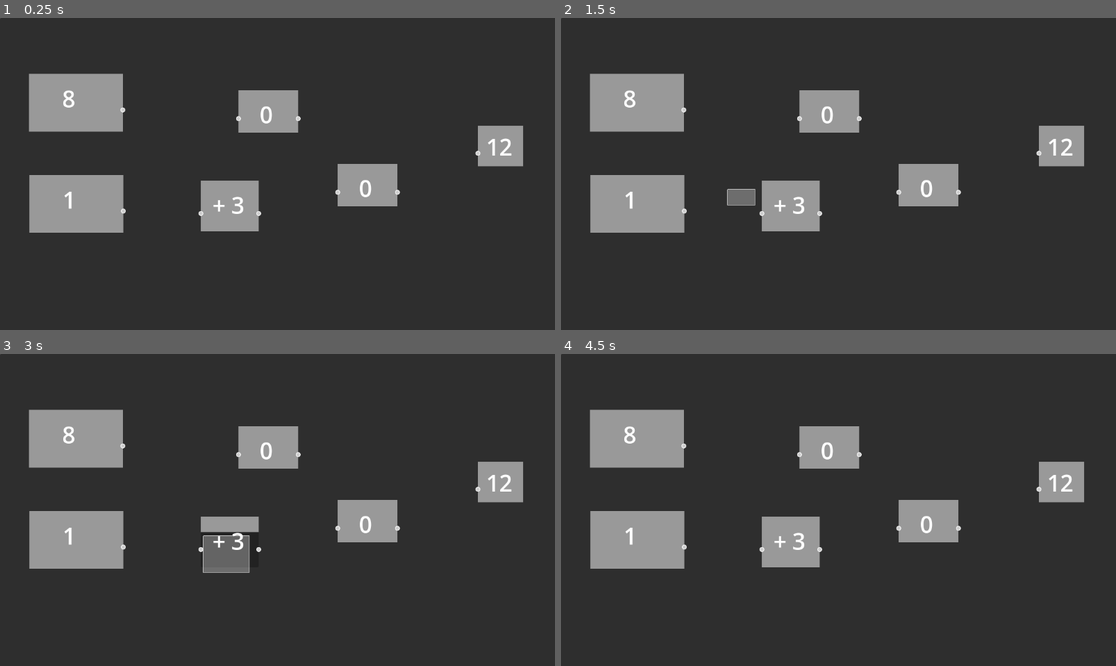
Above: before the commit, frames 1-4 (two rows, left to right).
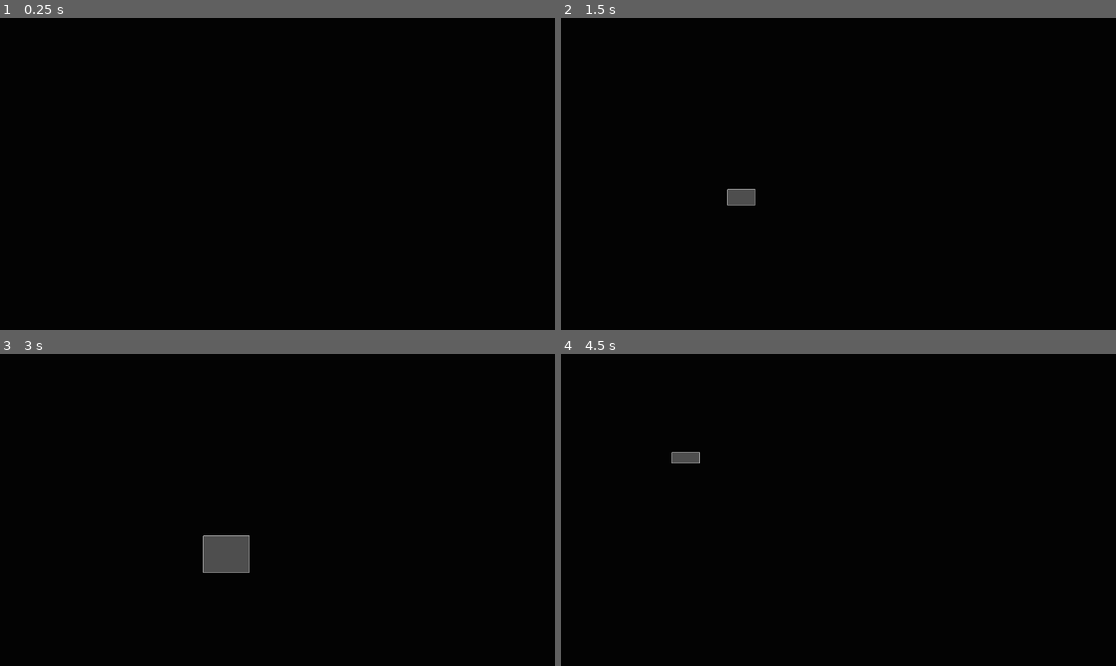
Above: after the commit, the same moments.

Repository: PorterHolliday/gamedev-jam-2026
Game: Godot game, scene res://game_root.tscn
Same seed, same stepped clock (60 frames per second), same inputs: the game is played once before the commit and once after it. The project has no main scene, so this scene is started directly.
Inputs (mouse positions are in pixels of both pictures, inside the frame that each line leads up to):
- Up to frame 1 (0.25 s): no input
- Up to frame 2 (1.5 s): tap Enter at 0.5 s; drag from (844, 180) to (894, 105) at 0.52 s; drag from (727, 189) to (810, 236) at 1.27 s
- Up to frame 3 (3 s): move the mouse to (333, 441) at 2.02 s; click (333, 441) at 2.17 s; tap Space at 2.75 s; drag from (249, 572) to (111, 463) at 2.77 s
- Up to frame 4 (4.5 s): move the mouse to (1005, 556) at 3.52 s; click (1005, 556) at 3.67 s; tap Enter at 4.25 s; drag from (672, 463) to (755, 432) at 4.27 s

The runs differ from the first frame. In frame 1, 100% of the frame differs, in the area x 0-100%, y 0-100%; in frame 2, 100%; in frame 3, 99%; in frame 4, 100%.

Commit message:
Reorganizes filesystem. Creates level node and level class.

Diff:
--- a/math-machine/Graph/Graph Edit/my_graph_edit.tscn
+++ b/math-machine/Graph/Graph Edit/my_graph_edit.tscn
@@ -1,10 +1,6 @@
 [gd_scene format=3 uid="uid://cx332tlkbnunc"]
 
 [ext_resource type="Script" uid="uid://dtsxch84g6w4n" path="res://Graph/Graph Edit/my_graph_edit.gd" id="1_icph3"]
-[ext_resource type="PackedScene" uid="uid://br47r8iro60sk" path="res://Graph/Graph Nodes/Input Node/input_node.tscn" id="2_i1exf"]
-[ext_resource type="PackedScene" uid="uid://m2eaw868frt" path="res://Graph/Graph Nodes/Operation Nodes/Add Value Operation/add_value_operation.tscn" id="3_qud77"]
-[ext_resource type="PackedScene" uid="uid://bvox10j6vx5vc" path="res://Graph/Graph Nodes/Output Node/output_node.tscn" id="6_k87is"]
-[ext_resource type="PackedScene" uid="uid://d2ws1f5s2rits" path="res://Graph/Graph Nodes/Operation Nodes/Store Value Node/store_value_node.tscn" id="7_n00en"]
 
 [node name="GraphEdit" type="GraphEdit" unique_id=1777296774]
 offset_right = 1174.0
@@ -20,60 +16,3 @@
 show_minimap_button = false
 show_arrange_button = false
 script = ExtResource("1_icph3")
-
-[node name="InputNode" parent="." unique_id=736657052 instance=ExtResource("2_i1exf")]
-layout_mode = 0
-offset_left = 61.0
-offset_top = 326.0
-offset_right = 256.0
-offset_bottom = 446.0
-mouse_filter = 1
-position_offset = Vector2(61, 326)
-value = 1
-
-[node name="InputNode2" parent="." unique_id=252296669 instance=ExtResource("2_i1exf")]
-layout_mode = 0
-offset_left = 60.0
-offset_top = 116.0
-offset_right = 255.0
-offset_bottom = 236.0
-mouse_filter = 1
-position_offset = Vector2(60, 116)
-value = 8
-
-[node name="AddValueOperation2" parent="." unique_id=1068578005 instance=ExtResource("3_qud77")]
-layout_mode = 0
-offset_left = 417.0
-offset_top = 338.0
-offset_right = 537.0
-offset_bottom = 443.0
-mouse_filter = 1
-position_offset = Vector2(417, 338)
-
-[node name="OutputNode" parent="." unique_id=1426663194 instance=ExtResource("6_k87is")]
-layout_mode = 0
-offset_left = 992.0
-offset_top = 224.0
-offset_right = 1086.0
-offset_bottom = 308.0
-mouse_filter = 1
-position_offset = Vector2(992, 224)
-value = 12
-
-[node name="StoreValueNode" parent="." unique_id=679965640 instance=ExtResource("7_n00en")]
-layout_mode = 0
-offset_left = 495.0
-offset_top = 150.0
-offset_right = 619.0
-offset_bottom = 238.0
-mouse_filter = 1
-position_offset = Vector2(495, 150)
-
-[node name="StoreValueNode2" parent="." unique_id=673947639 instance=ExtResource("7_n00en")]
-layout_mode = 0
-offset_left = 701.0
-offset_top = 303.0
-offset_right = 825.0
-offset_bottom = 391.0
-mouse_filter = 1
-position_offset = Vector2(701, 303)
--- /dev/null
+++ b/math-machine/Graph/Graph Nodes/Draggable Nodes/Level Nodes/level_node.gd
@@ -0,0 +1,42 @@
+@tool
+class_name LevelNode
+extends DraggableNode
+
+@export var level: Level = null:
+	set(new_val):
+		if level:
+			level.level_node = null
+		level = new_val
+		if level:
+			level.level_node = self
+			if level.level_number:
+				value = level.level_number
+			else:
+				value = NULL_VALUE
+			if Engine.is_editor_hint():
+				_update_value_label()
+
+var value: int = NULL_VALUE
+@onready var value_label: Label = %ValueLabel
+
+func _ready() -> void:
+	super()
+	if level and level.level_number: value = level.level_number
+	_update_value_label()
+
+func _gui_input(event: InputEvent) -> void:
+	super(event)
+	_right_click_to_enter_level(event)
+
+func _right_click_to_enter_level(event: InputEvent) -> void:
+	if event is InputEventMouseButton and event.button_index == MOUSE_BUTTON_RIGHT and event.pressed:
+		_enter_level()
+
+func _enter_level() -> void:
+	level.enable()
+
+func _update_value_label() -> void:
+	if value == NULL_VALUE:
+		value_label.text = '?'
+	else:
+		value_label.text = str(value)
--- /dev/null
+++ b/math-machine/Graph/Graph Nodes/Draggable Nodes/Level Nodes/level_node.tscn
@@ -0,0 +1,38 @@
+[gd_scene format=3 uid="uid://das8utoefdo4i"]
+
+[ext_resource type="Script" uid="uid://1450cahp0t3f" path="res://Graph/Graph Nodes/Draggable Nodes/Level Nodes/level_node.gd" id="1_ojvb4"]
+
+[sub_resource type="LabelSettings" id="LabelSettings_ojvb4"]
+font_size = 48
+
+[node name="LevelNode" type="GraphNode" unique_id=774285673]
+offset_right = 109.0
+offset_bottom = 94.0
+slot/0/left_enabled = false
+slot/0/left_type = 0
+slot/0/left_color = Color(1, 1, 1, 1)
+slot/0/left_icon = null
+slot/0/right_enabled = true
+slot/0/right_type = 1
+slot/0/right_color = Color(1, 1, 1, 1)
+slot/0/right_icon = null
+slot/0/draw_stylebox = true
+script = ExtResource("1_ojvb4")
+_level_number = 0
+metadata/_custom_type_script = "uid://1450cahp0t3f"
+
+[node name="Control" type="Control" parent="." unique_id=1407006223]
+layout_mode = 2
+size_flags_vertical = 3
+mouse_filter = 1
+
+[node name="ValueLabel" type="Label" parent="Control" unique_id=756953989]
+unique_name_in_owner = true
+layout_mode = 0
+offset_top = -24.0
+offset_right = 108.0
+offset_bottom = 53.0
+text = "?"
+label_settings = SubResource("LabelSettings_ojvb4")
+horizontal_alignment = 1
+vertical_alignment = 1
--- a/math-machine/Graph/Graph Nodes/Operation Nodes/Add Value Operation/add_value_operation.tscn
+++ b/math-machine/Graph/Graph Nodes/Draggable Nodes/Operation Nodes/Add Value Operation/add_value_operation.tscn
@@ -1,6 +1,6 @@
 [gd_scene format=3 uid="uid://m2eaw868frt"]
 
-[ext_resource type="Script" uid="uid://hxdsmv50cqwf" path="res://Graph/Graph Nodes/Operation Nodes/Add Value Operation/add_value_operation.gd" id="1_oy3uw"]
+[ext_resource type="Script" uid="uid://hxdsmv50cqwf" path="res://Graph/Graph Nodes/Draggable Nodes/Operation Nodes/Add Value Operation/add_value_operation.gd" id="1_oy3uw"]
 
 [sub_resource type="LabelSettings" id="LabelSettings_oy3uw"]
 font_size = 48
--- a/math-machine/Graph/Graph Nodes/Operation Nodes/Store Value Node/store_value_node.tscn
+++ b/math-machine/Graph/Graph Nodes/Draggable Nodes/Operation Nodes/Store Value Node/store_value_node.tscn
@@ -1,6 +1,6 @@
 [gd_scene format=3 uid="uid://d2ws1f5s2rits"]
 
-[ext_resource type="Script" uid="uid://datgihye7yewp" path="res://Graph/Graph Nodes/Operation Nodes/Store Value Node/store_value_node.gd" id="1_ljnvh"]
+[ext_resource type="Script" uid="uid://datgihye7yewp" path="res://Graph/Graph Nodes/Draggable Nodes/Operation Nodes/Store Value Node/store_value_node.gd" id="1_ljnvh"]
 
 [sub_resource type="LabelSettings" id="LabelSettings_ljnvh"]
 font_size = 48
--- a/math-machine/Graph/Graph Nodes/Operation Nodes/Sum Operation/sum_operation.tscn
+++ b/math-machine/Graph/Graph Nodes/Draggable Nodes/Operation Nodes/Subtract Operation/subtract_operation.tscn
@@ -1,13 +1,13 @@
-[gd_scene format=3 uid="uid://bnyrfxxrx0v05"]
+[gd_scene format=3 uid="uid://ckfb4fdxos2u2"]
 
-[ext_resource type="Script" uid="uid://cfmts83uath1a" path="res://Graph/Graph Nodes/Operation Nodes/Sum Operation/sum_operation.gd" id="1_mwkdb"]
+[ext_resource type="Script" uid="uid://dkd1k8t3uq27m" path="res://Graph/Graph Nodes/Draggable Nodes/Operation Nodes/Subtract Operation/subtract_operation.gd" id="1_o2eef"]
 
-[sub_resource type="LabelSettings" id="LabelSettings_mwkdb"]
+[sub_resource type="LabelSettings" id="LabelSettings_o2eef"]
 font_size = 64
 
-[node name="SumOperation" type="GraphNode" unique_id=163396201 node_paths=PackedStringArray("_input_labels", "_output_label")]
-offset_right = 111.0
-offset_bottom = 91.0
+[node name="SubtractOperation" type="GraphNode" unique_id=749474698 node_paths=PackedStringArray("_input_labels", "_output_label")]
+offset_right = 107.0
+offset_bottom = 89.0
 slot/0/left_enabled = true
 slot/0/left_type = 1
 slot/0/left_color = Color(1, 1, 1, 1)
@@ -26,42 +26,42 @@
 slot/1/right_color = Color(1, 1, 1, 1)
 slot/1/right_icon = null
 slot/1/draw_stylebox = true
-script = ExtResource("1_mwkdb")
+script = ExtResource("1_o2eef")
 _input_labels = [NodePath("Control/InputLabel"), NodePath("Control2/InputLabel")]
 _output_label = NodePath("Control/OutputLabel")
-metadata/_custom_type_script = "uid://cfmts83uath1a"
+metadata/_custom_type_script = "uid://dkd1k8t3uq27m"
 
-[node name="Control" type="Control" parent="." unique_id=226395711]
+[node name="Control" type="Control" parent="." unique_id=1838600981]
 layout_mode = 2
 size_flags_vertical = 3
 
-[node name="InputLabel" type="Label" parent="Control" unique_id=265874423]
+[node name="InputLabel" type="Label" parent="Control" unique_id=1677644283]
 layout_mode = 0
 offset_right = 40.0
 offset_bottom = 23.0
 
-[node name="Label" type="Label" parent="Control" unique_id=961787232]
+[node name="Label" type="Label" parent="Control" unique_id=1114672015]
 layout_mode = 0
 offset_left = 1.0
 offset_top = -33.0
 offset_right = 108.0
 offset_bottom = 55.0
-text = "+"
-label_settings = SubResource("LabelSettings_mwkdb")
+text = "-"
+label_settings = SubResource("LabelSettings_o2eef")
 horizontal_alignment = 1
 vertical_alignment = 1
 
-[node name="OutputLabel" type="Label" parent="Control" unique_id=1308906639]
+[node name="OutputLabel" type="Label" parent="Control" unique_id=713902501]
 layout_mode = 0
 offset_left = 112.0
 offset_right = 152.0
 offset_bottom = 23.0
 
-[node name="Control2" type="Control" parent="." unique_id=1943666433]
+[node name="Control2" type="Control" parent="." unique_id=1246112911]
 layout_mode = 2
 size_flags_vertical = 3
 
-[node name="InputLabel" type="Label" parent="Control2" unique_id=2131225406]
+[node name="InputLabel" type="Label" parent="Control2" unique_id=382847725]
 layout_mode = 0
 offset_right = 40.0
 offset_bottom = 23.0
--- a/math-machine/Graph/Graph Nodes/Operation Nodes/Subtract Operation/subtract_operation.tscn
+++ b/math-machine/Graph/Graph Nodes/Draggable Nodes/Operation Nodes/Sum Operation/sum_operation.tscn
@@ -1,13 +1,13 @@
-[gd_scene format=3 uid="uid://ckfb4fdxos2u2"]
+[gd_scene format=3 uid="uid://bnyrfxxrx0v05"]
 
-[ext_resource type="Script" uid="uid://dkd1k8t3uq27m" path="res://Graph/Graph Nodes/Operation Nodes/Subtract Operation/subtract_operation.gd" id="1_o2eef"]
+[ext_resource type="Script" uid="uid://cfmts83uath1a" path="res://Graph/Graph Nodes/Draggable Nodes/Operation Nodes/Sum Operation/sum_operation.gd" id="1_mwkdb"]
 
-[sub_resource type="LabelSettings" id="LabelSettings_o2eef"]
+[sub_resource type="LabelSettings" id="LabelSettings_mwkdb"]
 font_size = 64
 
-[node name="SubtractOperation" type="GraphNode" unique_id=749474698 node_paths=PackedStringArray("_input_labels", "_output_label")]
-offset_right = 107.0
-offset_bottom = 89.0
+[node name="SumOperation" type="GraphNode" unique_id=163396201 node_paths=PackedStringArray("_input_labels", "_output_label")]
+offset_right = 111.0
+offset_bottom = 91.0
 slot/0/left_enabled = true
 slot/0/left_type = 1
 slot/0/left_color = Color(1, 1, 1, 1)
@@ -26,42 +26,42 @@
 slot/1/right_color = Color(1, 1, 1, 1)
 slot/1/right_icon = null
 slot/1/draw_stylebox = true
-script = ExtResource("1_o2eef")
+script = ExtResource("1_mwkdb")
 _input_labels = [NodePath("Control/InputLabel"), NodePath("Control2/InputLabel")]
 _output_label = NodePath("Control/OutputLabel")
-metadata/_custom_type_script = "uid://dkd1k8t3uq27m"
+metadata/_custom_type_script = "uid://cfmts83uath1a"
 
-[node name="Control" type="Control" parent="." unique_id=1838600981]
+[node name="Control" type="Control" parent="." unique_id=226395711]
 layout_mode = 2
 size_flags_vertical = 3
 
-[node name="InputLabel" type="Label" parent="Control" unique_id=1677644283]
+[node name="InputLabel" type="Label" parent="Control" unique_id=265874423]
 layout_mode = 0
 offset_right = 40.0
 offset_bottom = 23.0
 
-[node name="Label" type="Label" parent="Control" unique_id=1114672015]
+[node name="Label" type="Label" parent="Control" unique_id=961787232]
 layout_mode = 0
 offset_left = 1.0
 offset_top = -33.0
 offset_right = 108.0
 offset_bottom = 55.0
-text = "-"
-label_settings = SubResource("LabelSettings_o2eef")
+text = "+"
+label_settings = SubResource("LabelSettings_mwkdb")
 horizontal_alignment = 1
 vertical_alignment = 1
 
-[node name="OutputLabel" type="Label" parent="Control" unique_id=713902501]
+[node name="OutputLabel" type="Label" parent="Control" unique_id=1308906639]
 layout_mode = 0
 offset_left = 112.0
 offset_right = 152.0
 offset_bottom = 23.0
 
-[node name="Control2" type="Control" parent="." unique_id=1246112911]
+[node name="Control2" type="Control" parent="." unique_id=1943666433]
 layout_mode = 2
 size_flags_vertical = 3
 
-[node name="InputLabel" type="Label" parent="Control2" unique_id=382847725]
+[node name="InputLabel" type="Label" parent="Control2" unique_id=2131225406]
 layout_mode = 0
 offset_right = 40.0
 offset_bottom = 23.0
--- a/math-machine/Graph/Graph Nodes/Operation Nodes/operation_node.gd
+++ b/math-machine/Graph/Graph Nodes/Draggable Nodes/Operation Nodes/operation_node.gd
@@ -1,34 +1,16 @@
 class_name OperationNode
-extends MyGraphNode
+extends DraggableNode
 
 @export var _input_labels: Array[Label] = []
 @export var _output_label: Label
 
 var _input_count: int = 0
 
-var _dragging := false
-var _drag_offset := Vector2.ZERO
-
 func _ready() -> void:
 	super()
 
-	for child in get_children():
-		if child is Control:
-			child.mouse_filter = Control.MOUSE_FILTER_PASS
-
 	for i in range(_input_count):
 		_inputs.append(NULL_VALUE)
-
-func _gui_input(event: InputEvent) -> void:
-	if event is InputEventMouseButton and event.button_index == MOUSE_BUTTON_LEFT:
-		_dragging = event.pressed
-		_drag_offset = get_local_mouse_position()
-		if _dragging:
-			get_viewport().set_input_as_handled()
-
-	elif event is InputEventMouseMotion and _dragging:
-		position_offset += event.relative / get_parent().zoom
-		get_viewport().set_input_as_handled()
 
 func update_input(port_idx: int, value: int) -> void:
 	super(port_idx, value)
--- /dev/null
+++ b/math-machine/Graph/Graph Nodes/Draggable Nodes/draggable_node.gd
@@ -0,0 +1,23 @@
+class_name DraggableNode
+extends MyGraphNode
+
+var _dragging := false
+var _drag_offset := Vector2.ZERO
+
+func _ready() -> void:
+	super()
+
+	for child in get_children():
+		if child is Control:
+			child.mouse_filter = Control.MOUSE_FILTER_PASS
+
+func _gui_input(event: InputEvent) -> void:
+	if event is InputEventMouseButton and event.button_index == MOUSE_BUTTON_LEFT and draggable:
+		_dragging = event.pressed
+		_drag_offset = get_local_mouse_position()
+		if _dragging:
+			get_viewport().set_input_as_handled()
+
+	elif event is InputEventMouseMotion and _dragging:
+		position_offset += event.relative / get_parent().zoom
+		get_viewport().set_input_as_handled()
--- a/math-machine/Graph/Graph Nodes/Output Node/output_node.gd
+++ b/math-machine/Graph/Graph Nodes/Output Node/output_node.gd
@@ -10,16 +10,21 @@
 		if Engine.is_editor_hint():
 			_update_value_label()
 
-@onready var value_label: Label = %ValueLabel
-
+@onready var _input_label: Label = %InputLabel
+@onready var _value_label: Label = %ValueLabel
 
 func _ready() -> void:
 	_inputs = [NULL_VALUE]
 	_update_value_label()
 
-func update_input(port_idx: int, value: int) -> void:
-	super(port_idx, value)
+func update_input(port_idx: int, new_value: int) -> void:
+	super(port_idx, new_value)
+	_update_input_label()
 	_check_if_satisfied()
+
+func remove_input(port_idx: int) -> void:
+	super(port_idx)
+	_update_input_label()
 
 func _check_if_satisfied() -> void:
 	if _inputs[0] == value:
@@ -28,5 +33,11 @@
 func _calculate_output() -> int:
 	return NULL_VALUE
 
+func _update_input_label() -> void:
+	if _inputs[0] == NULL_VALUE:
+		_input_label.text = ''
+	else:
+		_input_label.text = str(_inputs[0])
+
 func _update_value_label() -> void:
-	value_label.text = str(value)
+	_value_label.text = str(value)
--- a/math-machine/Graph/Graph Nodes/Output Node/output_node.tscn
+++ b/math-machine/Graph/Graph Nodes/Output Node/output_node.tscn
@@ -24,6 +24,12 @@
 layout_mode = 2
 size_flags_vertical = 3
 
+[node name="InputLabel" type="Label" parent="Control" unique_id=1921193364]
+unique_name_in_owner = true
+layout_mode = 0
+offset_right = 40.0
+offset_bottom = 23.0
+
 [node name="ValueLabel" type="Label" parent="Control" unique_id=1773080751]
 unique_name_in_owner = true
 layout_mode = 0
--- a/math-machine/Graph/graph_theme.tres
+++ b/math-machine/Graph/graph_theme.tres
@@ -1,4 +1,7 @@
 [gd_resource type="Theme" format=3 uid="uid://c8v5ql7fu0rxv"]
+
+[sub_resource type="StyleBoxFlat" id="StyleBoxFlat_ncsgg"]
+bg_color = Color(0.011087578, 0.01108758, 0.011087572, 1)
 
 [sub_resource type="StyleBoxFlat" id="StyleBoxFlat_6q7qk"]
 
@@ -9,6 +12,7 @@
 expand_margin_bottom = 5.0
 
 [resource]
+GraphEdit/styles/panel = SubResource("StyleBoxFlat_ncsgg")
 GraphNode/styles/panel = SubResource("StyleBoxFlat_6q7qk")
 GraphNodeTitleLabel/constants/line_spacing = 0
 GraphNodeTitleLabel/font_sizes/font_size = 16
--- /dev/null
+++ b/math-machine/Levels/Template/level_template.tscn
@@ -0,0 +1,13 @@
+[gd_scene format=3 uid="uid://ppnuvnpxhp1s"]
+
+[ext_resource type="Script" uid="uid://d4a0smbos5wso" path="res://Levels/level.gd" id="1_gbce7"]
+[ext_resource type="PackedScene" uid="uid://cx332tlkbnunc" path="res://Graph/Graph Edit/my_graph_edit.tscn" id="2_s7a6p"]
+
+[node name="LevelTemplate" type="Control" unique_id=921743447]
+layout_mode = 3
+anchors_preset = 0
+script = ExtResource("1_gbce7")
+metadata/_custom_type_script = "uid://d4a0smbos5wso"
+
+[node name="GraphEdit" parent="." unique_id=1777296774 instance=ExtResource("2_s7a6p")]
+layout_mode = 0
--- /dev/null
+++ b/math-machine/Levels/level.gd
@@ -0,0 +1,18 @@
+class_name Level
+extends Control
+
+@export var level_number: int = 0
+@export var level_node: LevelNode = null
+
+func _ready() -> void:
+	global_position = Vector2.ZERO
+	if level_node:
+		disable()
+
+func disable() -> void:
+	hide()
+	get_node('GraphEdit').process_mode = Node.PROCESS_MODE_DISABLED
+
+func enable() -> void:
+	show()
+	get_node('GraphEdit').process_mode = Node.PROCESS_MODE_INHERIT
--- /dev/null
+++ b/math-machine/Levels/level_1.tscn
@@ -0,0 +1,54 @@
+[gd_scene format=3 uid="uid://d3bu737ku3ibm"]
+
+[ext_resource type="PackedScene" uid="uid://ppnuvnpxhp1s" path="res://Levels/Template/level_template.tscn" id="1_n0qsc"]
+[ext_resource type="PackedScene" uid="uid://br47r8iro60sk" path="res://Graph/Graph Nodes/Input Node/input_node.tscn" id="2_rf6l5"]
+[ext_resource type="PackedScene" uid="uid://bvox10j6vx5vc" path="res://Graph/Graph Nodes/Output Node/output_node.tscn" id="3_syshm"]
+[ext_resource type="PackedScene" uid="uid://m2eaw868frt" path="res://Graph/Graph Nodes/Draggable Nodes/Operation Nodes/Add Value Operation/add_value_operation.tscn" id="4_rfktq"]
+[ext_resource type="PackedScene" uid="uid://das8utoefdo4i" path="res://Graph/Graph Nodes/Draggable Nodes/Level Nodes/level_node.tscn" id="5_rfktq"]
+[ext_resource type="PackedScene" uid="uid://860gl053s0mk" path="res://Levels/level_1a.tscn" id="6_0urlm"]
+
+[node name="Level1" unique_id=921743447 instance=ExtResource("1_n0qsc")]
+level_number = 1
+
+[node name="InputNode" parent="GraphEdit" parent_id_path=PackedInt32Array(1777296774) index="1" unique_id=736657052 instance=ExtResource("2_rf6l5")]
+layout_mode = 0
+offset_left = 110.0
+offset_top = 281.0
+offset_right = 278.0
+offset_bottom = 381.0
+mouse_filter = 1
+position_offset = Vector2(110, 281)
+
+[node name="OutputNode" parent="GraphEdit" parent_id_path=PackedInt32Array(1777296774) index="2" unique_id=1426663194 instance=ExtResource("3_syshm")]
+layout_mode = 0
+offset_left = 960.0
+offset_top = 277.0
+offset_right = 1054.0
+offset_bottom = 361.0
+mouse_filter = 1
+position_offset = Vector2(960, 277)
+value = 8
+
+[node name="AddValueOperation" parent="GraphEdit" parent_id_path=PackedInt32Array(1777296774) index="3" unique_id=1740454549 instance=ExtResource("4_rfktq")]
+layout_mode = 0
+offset_left = 544.0
+offset_top = 266.0
+offset_right = 664.0
+offset_bottom = 371.0
+mouse_filter = 1
+position_offset = Vector2(544, 266)
+
+[node name="LevelNode" parent="GraphEdit" parent_id_path=PackedInt32Array(1777296774) index="4" unique_id=774285673 node_paths=PackedStringArray("level") instance=ExtResource("5_rfktq")]
+layout_mode = 0
+offset_left = 361.0
+offset_top = 95.0
+offset_right = 470.0
+offset_bottom = 189.0
+mouse_filter = 1
+position_offset = Vector2(361, 95)
+level = NodePath("../../Level1A")
+
+[node name="Level1A" parent="." index="1" unique_id=226029732 node_paths=PackedStringArray("level_node") instance=ExtResource("6_0urlm")]
+visible = false
+layout_mode = 0
+level_node = NodePath("../GraphEdit/LevelNode")
--- /dev/null
+++ b/math-machine/Levels/level_1a.tscn
@@ -0,0 +1,16 @@
+[gd_scene format=3 uid="uid://860gl053s0mk"]
+
+[ext_resource type="PackedScene" uid="uid://ppnuvnpxhp1s" path="res://Levels/Template/level_template.tscn" id="1_2agsg"]
+[ext_resource type="PackedScene" uid="uid://br47r8iro60sk" path="res://Graph/Graph Nodes/Input Node/input_node.tscn" id="2_nhw8v"]
+
+[node name="Level1A" unique_id=921743447 instance=ExtResource("1_2agsg")]
+
+[node name="InputNode" parent="GraphEdit" parent_id_path=PackedInt32Array(1777296774) index="1" unique_id=736657052 instance=ExtResource("2_nhw8v")]
+layout_mode = 0
+offset_left = 554.0
+offset_top = 204.0
+offset_right = 722.0
+offset_bottom = 304.0
+mouse_filter = 1
+position_offset = Vector2(554, 204)
+value = 15
--- /dev/null
+++ b/math-machine/Levels/main_level.tscn
@@ -0,0 +1,24 @@
+[gd_scene format=3 uid="uid://cawd5fgqak87b"]
+
+[ext_resource type="PackedScene" uid="uid://ppnuvnpxhp1s" path="res://Levels/Template/level_template.tscn" id="1_8xii8"]
+[ext_resource type="PackedScene" uid="uid://das8utoefdo4i" path="res://Graph/Graph Nodes/Draggable Nodes/Level Nodes/level_node.tscn" id="2_6x3q2"]
+[ext_resource type="PackedScene" uid="uid://d3bu737ku3ibm" path="res://Levels/level_1.tscn" id="3_13urm"]
+
+[node name="MainLevel" unique_id=921743447 instance=ExtResource("1_8xii8")]
+
+[node name="Level1Node" parent="GraphEdit" parent_id_path=PackedInt32Array(1777296774) index="1" unique_id=774285673 node_paths=PackedStringArray("level") instance=ExtResource("2_6x3q2")]
+layout_mode = 0
+mouse_filter = 1
+level = NodePath("../../Level1")
+
+[node name="LevelNode2" parent="GraphEdit" parent_id_path=PackedInt32Array(1777296774) index="2" unique_id=1290287254 instance=ExtResource("2_6x3q2")]
+layout_mode = 0
+offset_left = 226.0
+offset_right = 335.0
+mouse_filter = 1
+position_offset = Vector2(226, 0)
+
+[node name="Level1" parent="." index="1" unique_id=1286574937 node_paths=PackedStringArray("level_node") instance=ExtResource("3_13urm")]
+visible = false
+layout_mode = 0
+level_node = NodePath("../GraphEdit/Level1Node")
Not shown, added: math-machine/Graph/Graph Nodes/Draggable Nodes/Level Nodes/level_node.gd.uid
Renamed: math-machine/Graph/Graph Nodes/Operation Nodes/Add Value Operation/add_value_operation.gd -> math-machine/Graph/Graph Nodes/Draggable Nodes/Operation Nodes/Add Value Operation/add_value_operation.gd
Renamed: math-machine/Graph/Graph Nodes/Operation Nodes/Add Value Operation/add_value_operation.gd.uid -> math-machine/Graph/Graph Nodes/Draggable Nodes/Operation Nodes/Add Value Operation/add_value_operation.gd.uid
Renamed: math-machine/Graph/Graph Nodes/Operation Nodes/Store Value Node/store_value_node.gd -> math-machine/Graph/Graph Nodes/Draggable Nodes/Operation Nodes/Store Value Node/store_value_node.gd
Renamed: math-machine/Graph/Graph Nodes/Operation Nodes/Store Value Node/store_value_node.gd.uid -> math-machine/Graph/Graph Nodes/Draggable Nodes/Operation Nodes/Store Value Node/store_value_node.gd.uid
Renamed: math-machine/Graph/Graph Nodes/Operation Nodes/Subtract Operation/subtract_operation.gd -> math-machine/Graph/Graph Nodes/Draggable Nodes/Operation Nodes/Subtract Operation/subtract_operation.gd
Renamed: math-machine/Graph/Graph Nodes/Operation Nodes/Subtract Operation/subtract_operation.gd.uid -> math-machine/Graph/Graph Nodes/Draggable Nodes/Operation Nodes/Subtract Operation/subtract_operation.gd.uid
Renamed: math-machine/Graph/Graph Nodes/Operation Nodes/Sum Operation/sum_operation.gd -> math-machine/Graph/Graph Nodes/Draggable Nodes/Operation Nodes/Sum Operation/sum_operation.gd
Renamed: math-machine/Graph/Graph Nodes/Operation Nodes/Sum Operation/sum_operation.gd.uid -> math-machine/Graph/Graph Nodes/Draggable Nodes/Operation Nodes/Sum Operation/sum_operation.gd.uid
Renamed: math-machine/Graph/Graph Nodes/Operation Nodes/operation_node.gd.uid -> math-machine/Graph/Graph Nodes/Draggable Nodes/Operation Nodes/operation_node.gd.uid
Not shown, added: math-machine/Graph/Graph Nodes/Draggable Nodes/draggable_node.gd.uid
Not shown, added: math-machine/Levels/level.gd.uid
